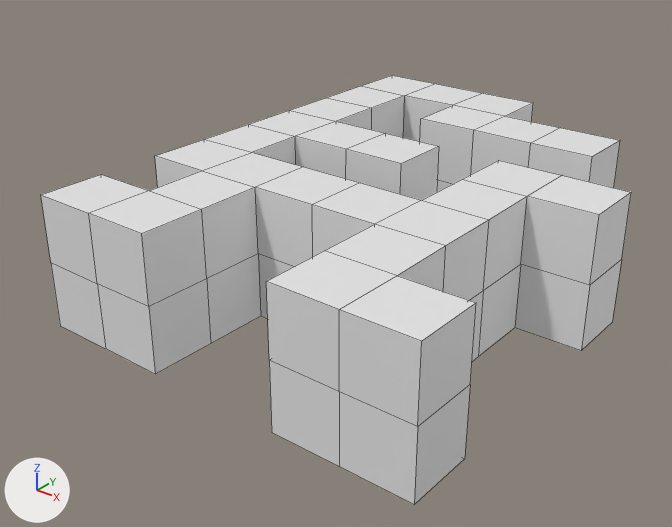
What one commit did to the FBX model VRNavigation/Assets/Sprites/Geometry/Maze_04.fbx.
Before and after are seen from a 50 mm lens placed at (7.33, -10.61, 6.59), pointed at (-0.4, -0.95, 0.6). The lights are fixed; the arrows at lower left show +X, +Y and +Z. Mesh edges are drawn as thin lines on the coarser meshes. Where no turn or scale is listed for an object, it has been applied to the vertices. Vertices at the same position are counted once.

Names of what the first picture shows: 'Ceiling', 'Walls'.
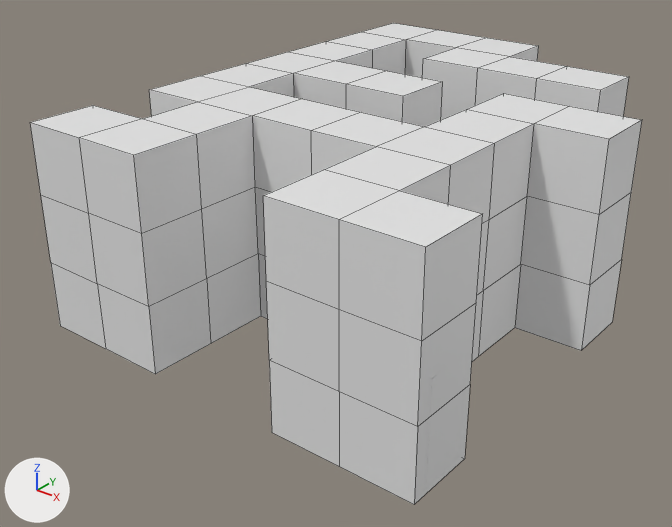
Boxes [x1, y1, x2, y2] around the edits, measured in the pictures (672 x 527 px):
'Walls', reshaped (14% taller): before [41, 96, 631, 504]; after [30, 40, 642, 504]
'Ceiling', mesh moved: before [42, 75, 631, 341]; after [31, 23, 641, 247]
part 1 of me_walls, added: after [30, 40, 642, 341]

The change, as a list of edits to the scene's bpy script:
```text
Change me_ceiling:
    where me_ceiling.from_pydata(...)  # 54 vertices, 26 faces; spans x -2.98..3.12, y -4.03..4.0, z 2.0
    used by ob_ceiling; location = (0.0, 0.0, 0.0)
    me_ceiling part 2: the whole mesh is moved by (0.0, 0.0, 1.0)
Change me_walls:
    used by ob_walls; location = (0.0, 0.0, 0.0)
    remove me_walls.from_pydata(...)  # 162 vertices, 108 faces; spans x -2.98..3.12, y -4.03..4.0, z 0.0..2.0
    add me_walls.from_pydata(...)  # 216 vertices, 162 faces; spans x -2.98..3.12, y -4.03..4.0, z 0.0..3.0
    me_walls part 1
    54 new vertices lie (0.0, 0.0, 1.0) away from vertices in x -2.98..3.12, y -4.03..4.0, z 2.0
    54 new faces join them
```
